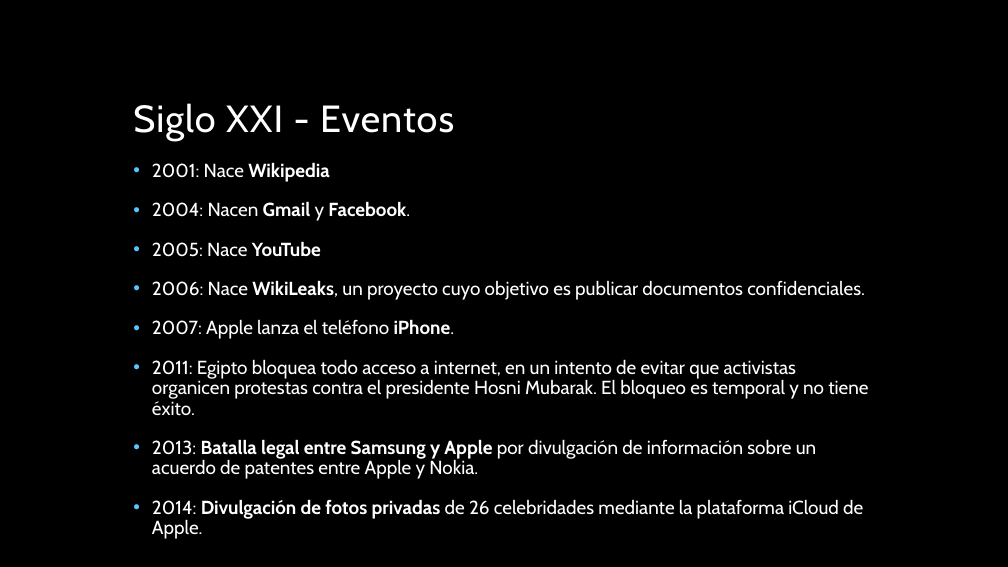
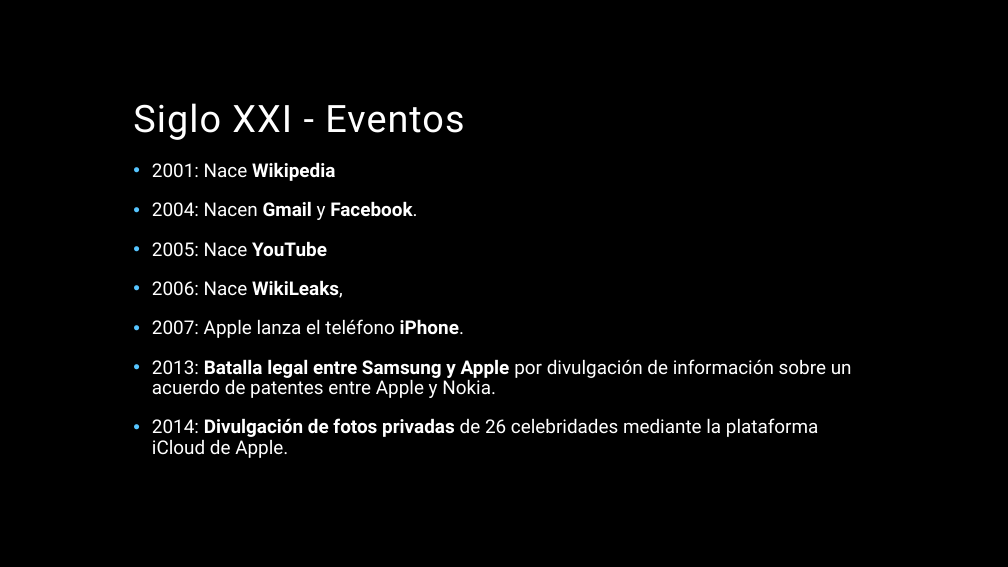
Before and after one commit to miparnisari/implantaciondesistemas, a slide deck: slide 6 of Presentacion/Fuga de Información en los Siglos XIX y.pptx (slide 5 before the commit). Drawn at 1008x567 pixels with LibreOffice and Linux fonts; fonts in the diff are those of the drawing; background and template pictures are left out. Boxes give left, top, right and bottom in pixels: in the first picture for what was removed or moved away, otherwise in the second. Text is boxed around its words. In the diff, an @@ line names an element or a change of style, - is before the commit and + after.

```diff
--- a/Presentacion/Fuga de Información en los Siglos XIX y.pptx
+++ b/Presentacion/Fuga de Información en los Siglos XIX y.pptx
@@ title "Siglo XXI - Eventos" at [133,103,464,140]: font Cabin to Roboto @@
@@ text at [152,162,852,458]: font Cabin to Roboto @@
@@ text at [152,280,343,298]: text changed; font Cabin to Roboto @@
-• 2006: Nace WikiLeaks, un proyecto cuyo objetivo es publicar documentos confidenciales.
+• 2006: Nace WikiLeaks,
@@ text at [152,359,868,416]: paragraph removed @@
-• 2011: Egipto bloquea todo acceso a internet, en un intento de evitar que activistas organicen protestas contra el presidente Hosni Mubarak. El bloqueo es temporal y no tiene éxito.
```
Also in this commit, not shown: 6 other slides changed, 2 slides added.
